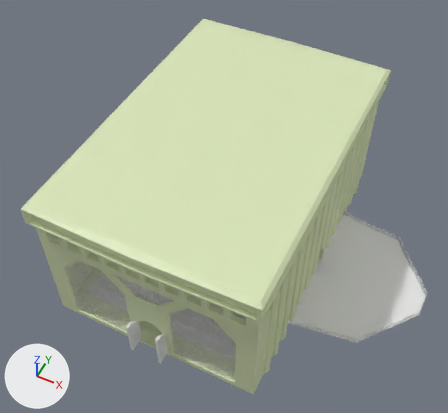
The Blender file Assets/Models/ParthenonArena.blend as it was, and as the next commit left it.
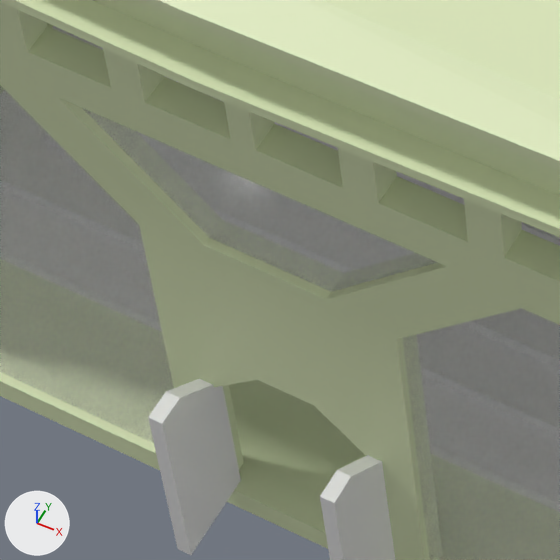
There are two pictures of each version: one whole from a camera (50 mm lens) standing at (19.2, -38.9, 53.2) and looking at (0.5, -1.5, 6.4), one close up on the part from 23% to 44% of the width and 62% to 85% of the height. The lights are fixed; the arrows at lower left show +X, +Y and +Z.

The scene before the commit, as lines of its bpy script (objects in view):
```python
ob_big_glass = bpy.data.objects.new('Big Glass', me_cube_009)
ob_big_glass.parent = ob_glass
ob_big_glass.location = (-7.625, -15.34, 1.538)
ob_big_glass.scale = (1.0, 0.00667, 1.0)
ob_parthenon = bpy.data.objects.new('Parthenon', me_cube_001)
ob_parthenon.location = (0.0, 0.0, 0.0)
ob_parthenon.rotation_euler = (0.0, 0.0, -1.571)  # degrees (0, 0, -90)
ob_small_glass = bpy.data.objects.new('Small Glass', me_cube_010)
ob_small_glass.parent = ob_glass
ob_small_glass.location = (0.0, -15.35, 8.971)
ob_small_glass.scale = (1.0, 0.00667, 1.0)
ob_stairs = bpy.data.objects.new('Stairs', me_cube_012)
ob_stairs.parent = ob_parthenon
ob_stairs.location = (0.0, 0.0, 0.5)
# me_cube_001
# before: 2 (15.5, -10.5, 0.0), 6 (-15.5, -10.5, 0.0), 9 (-15.5, 0.0, 0.0), 16 (15.5, 0.0, 0.0)
# also in view: 'LDoor' at (-1.5, -16.0, 2.5); 'RDoor' at (1.5, -16.0, 2.5)
```
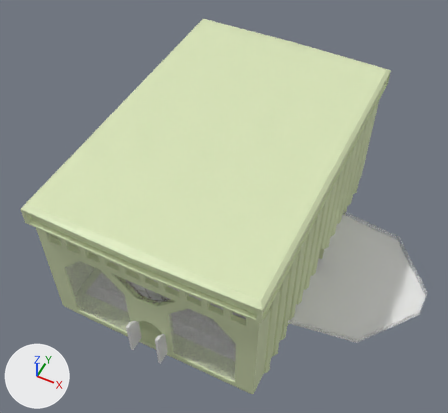
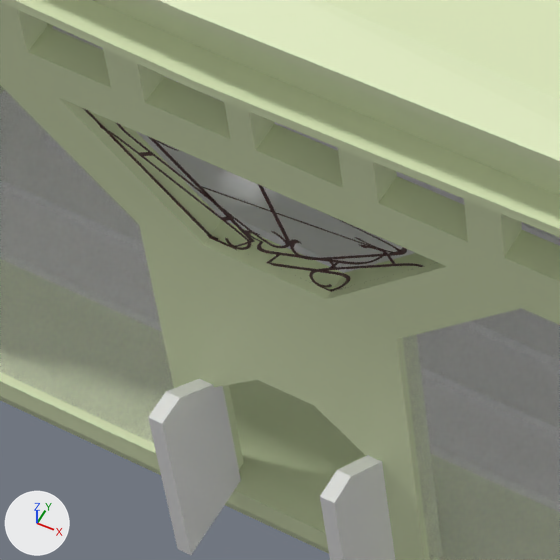
The change, as a list of edits to the scene's bpy script:
```text
Add img_balkon_plot_png:
    img_balkon_plot_png = load_image('balkon_plot.png', '../Textures/balkon_plot.png', 1024, 1024, 'sRGB')
Change mat_small_stained_glass:
    remove mat_small_stained_glass.base_color = (0.8, 0.8, 0.8)  # white #e7e7e7
    mat_small_stained_glass.alpha: 0.259 -> 1.0
    add mat_small_stained_glass.texture = img_balkon_plot_png  # with its transparency
Change me_cube_001:
    where me_cube_001.from_pydata(...)  # 220 vertices, 144 faces; spans x -16.3..16.3, y -10.9..0.0, z 0.0..15.3
    used by ob_parthenon; location = (0.0, 0.0, 0.0); rotation_euler = (0.0, 0.0, -1.571), in degrees (0, 0, -90)
    verts and faces of me_cube_001; kept vertices keep their numbers, new ones are numbered from 220
    me_cube_001 part 1
    add delete_faces([(2, 6, 9, 16)])
    add verts[220] = (-13.8, 0.0, -4.1)
    add verts[221] = (13.8, 0.0, -4.1)
    add verts[222] = (13.8, -9.3, -4.1)
    add verts[223] = (-13.8, -9.3, -4.1)
    add faces += [(6, 9, 220, 223), (220, 221, 222, 223), (9, 16, 221, 220), (2, 222, 221, 16), (2, 6, 223, 222)]
Change me_cube_010:
    where me_cube_010.from_pydata(...)  # 8 vertices, 6 faces; spans x -3.18..3.18, y -0.75..0.75, z -1.16..1.16
    used by ob_small_glass; parent = ob_glass; location = (0.0, -15.35, 8.971); scale = (1.0, 0.00667, 1.0)
    me_cube_010 part 2: texture (UV) coordinates of 6 of 6 faces, centred in x -2.1..2.1, y -0.75..0.75, z -1.16..1.16, changed; they spanned u 0.0..0.0, v 0.0..0.0 and now span u -0.77..1.76, v -1.14..0.91
```

What differs and where, as boxes (x1, y1, x2, y2) in the close-ups (560 x 560 px):
'Small Glass', surface changed: (82, 108, 438, 292) in both
part 1 of me_cube_001, built on (green): after (0, 396, 329, 553)
part 2 of me_cube_010, surface changed: before (82, 108, 438, 292); after (83, 108, 437, 292)
'Stairs', unchanged, uncovered by the edit: before (52, 26, 560, 246); after (52, 26, 560, 273)
